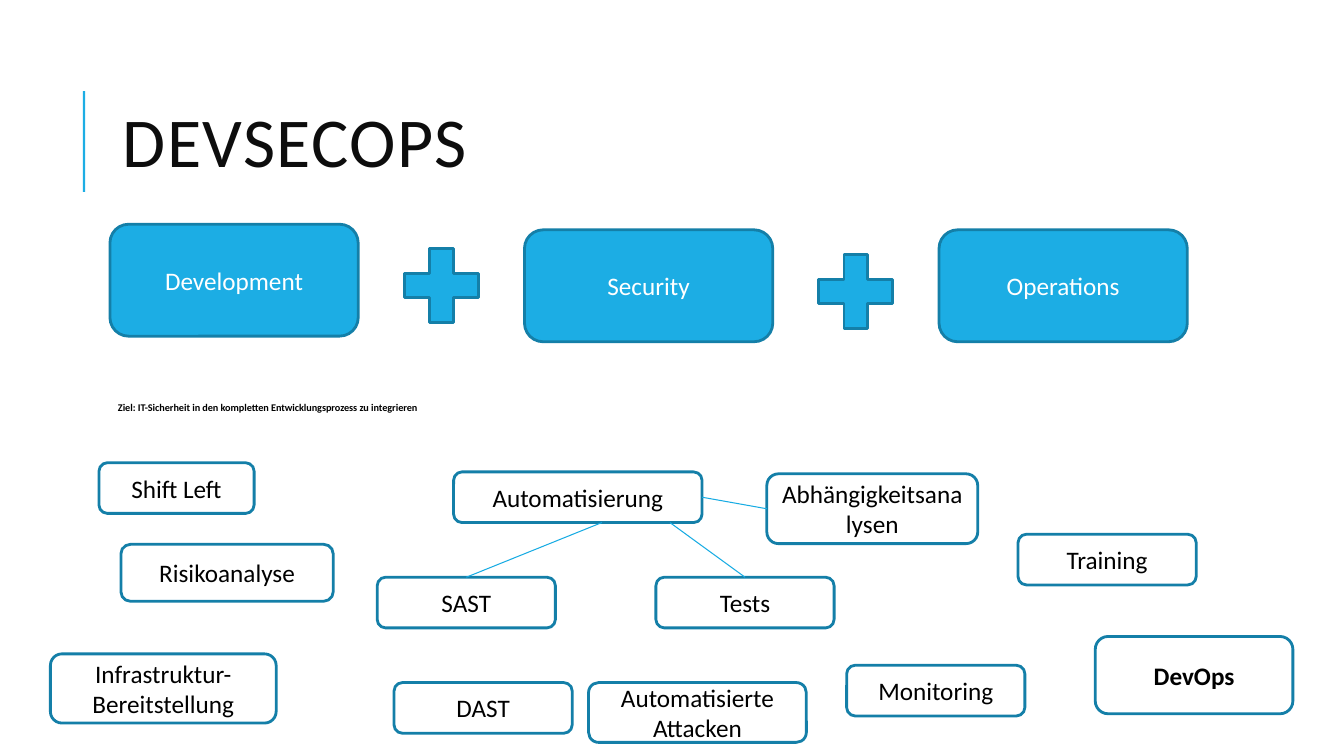
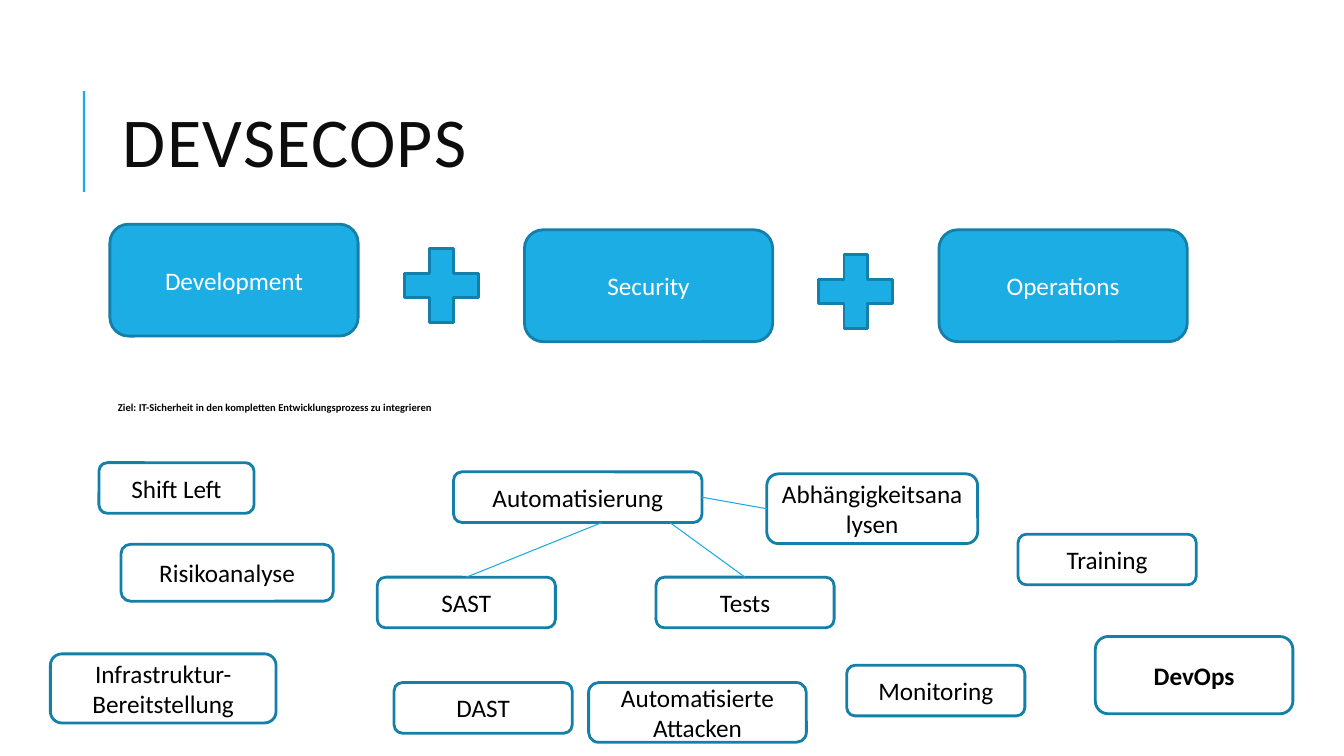
Before and after one commit to FlowBYRN/DevSecOps, a slide deck: slide 6 of DevSecOps-Präsentation.pptx. Drawn at 1344x756 pixels with LibreOffice and Linux fonts; fonts in the diff are those of the drawing. Boxes give left, top, right and bottom in pixels: in the first picture for what was removed or moved away, otherwise in the second. Text is boxed around its words. In the diff, an @@ line names an element or a change of style, - is before the commit and + after.

```diff
--- a/DevSecOps-Präsentation.pptx
+++ b/DevSecOps-Präsentation.pptx
@@ text "Ziel: IT-Sicherheit in den kompletten ..." at [118,403,431,413]: size 7.3 to 7.5 pt @@
```
Also in this commit, not shown: 21 other slides changed, 1 slide added, 1 slide removed.
